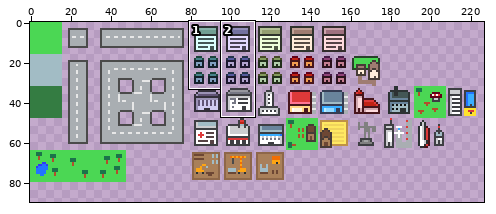
Two states of a sprite sheet, assets/sprites/tilemap.png. Above, an overview of the earlier version with the close-up marked.
Close-up. Before:
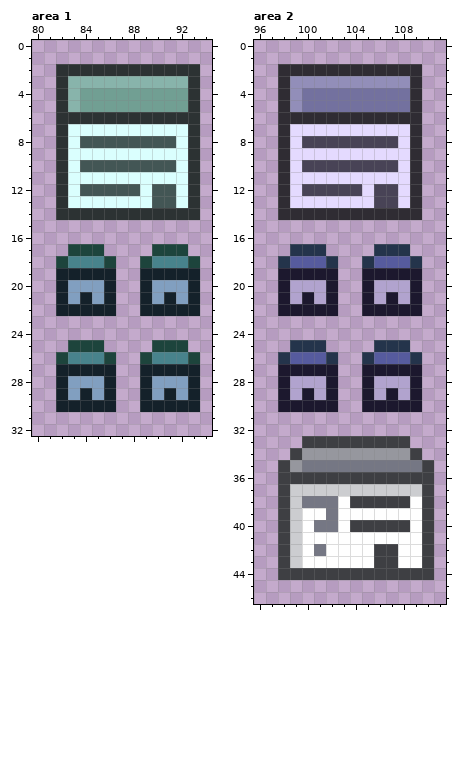
The file is 256x256 pixels. Colours within 5 levels of each other are drawn and written as one. Shown: area 1: x 80..94, y 0..32; area 2: x 96..111, y 0..46. The wide view leaves out empty margins. The commit also changed other parts of the picture, which this record leaves out.
Once edited:
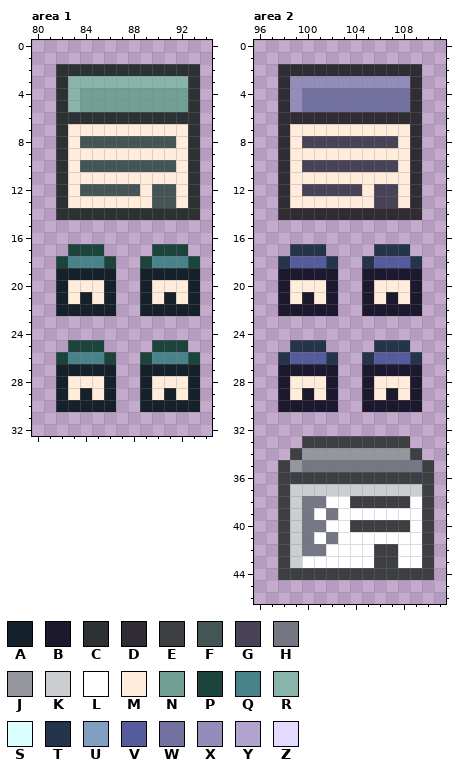
Palette (. is transparent): A #14212a  B #1c182e  C #2c3233  D #2f2c33  E #3e3f43  F #435655  G #484356  H #757784  J #96979e  K #cccdd0  L #ffffff  M #ffecda  N #719f93  P #1d443c  Q #48838c  R #88b4ab  S #dafffe  T #24344b  U #819fc0  V #565b9e  W #73719f  X #928eb9  Y #b1a3ce  Z #e4daff
What changed:
Area 1:
y 7: x 83..92 SSSSSSSSSS -> MMMMMMMMMM
y 8: x 83 S -> M; x 92 S -> M
y 9: x 83..92 SSSSSSSSSS -> MMMMMMMMMM
y 10: x 83 S -> M; x 92 S -> M
y 11: x 83..92 SSSSSSSSSS -> MMMMMMMMMM
y 12: x 83 S -> M; x 89 S -> M; x 92 S -> M
y 13: x 83..89 SSSSSSS -> MMMMMMM; x 92 S -> M
y 20: x 83..85 UUU -> MMM; x 90..92 UUU -> MMM
y 21: x 83 U -> M; x 85 U -> M; x 90 U -> M; x 92 U -> M
y 28: x 83..85 UUU -> MMM; x 90..92 UUU -> MMM
y 29: x 83 U -> M; x 85 U -> M; x 90 U -> M; x 92 U -> M
Area 2:
y 7: x 99..108 ZZZZZZZZZZ -> MMMMMMMMMM
y 8: x 99 Z -> M; x 108 Z -> M
y 9: x 99..108 ZZZZZZZZZZ -> MMMMMMMMMM
y 10: x 99 Z -> M; x 108 Z -> M
y 11: x 99..108 ZZZZZZZZZZ -> MMMMMMMMMM
y 12: x 99 Z -> M; x 105 Z -> M; x 108 Z -> M
y 13: x 99..105 ZZZZZZZ -> MMMMMMM; x 108 Z -> M
y 20: x 99..101 YYY -> MMM; x 106..108 YYY -> MMM
y 21: x 99 Y -> M; x 101 Y -> M; x 106 Y -> M; x 108 Y -> M
y 28: x 99..101 YYY -> MMM; x 106..108 YYY -> MMM
y 29: x 99 Y -> M; x 101 Y -> M; x 106 Y -> M; x 108 Y -> M
y 38: x 102 H -> L
y 39: x 100 L -> H
y 40: x 100 L -> H; x 102 H -> L
y 41: x 100 L -> H; x 102 L -> H
y 42: x 100 L -> H
